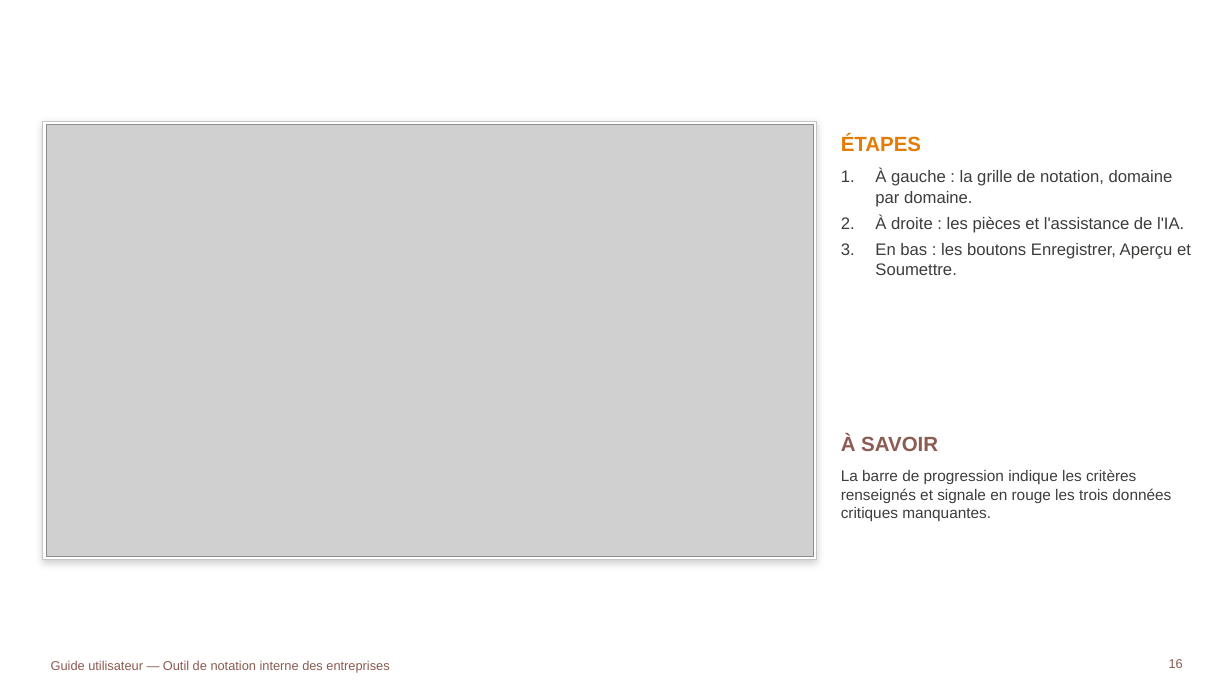
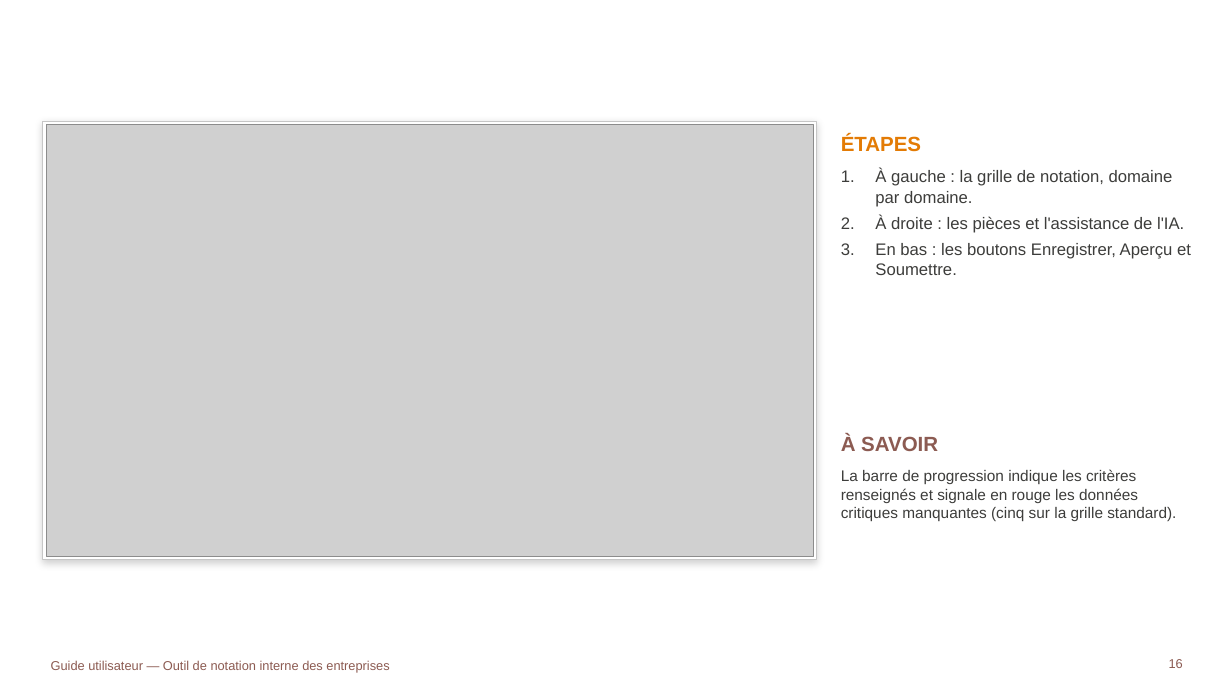
Before and after one commit to tariqeddoumi/Entreprise-scoring-cl, a slide deck: slide 16 of docs/guides/Guide_utilisateur_outil_notation.pptx. Drawn at 1232x693 pixels with LibreOffice and Linux fonts; fonts in the diff are those of the drawing; grey boxes stand for pictures; background and template pictures are left out. Boxes give left, top, right and bottom in pixels: in the first picture for what was removed or moved away, otherwise in the second. Text is boxed around its words. In the diff, an @@ line names an element or a change of style, - is before the commit and + after.

```diff
--- a/docs/guides/Guide_utilisateur_outil_notation.pptx
+++ b/docs/guides/Guide_utilisateur_outil_notation.pptx
@@ text at (x1=841, y1=469, x2=1176, y2=521): text changed @@
-La barre de progression indique les critères renseignés et signale en rouge les trois données critiques manquantes.
+La barre de progression indique les critères renseignés et signale en rouge les données critiques manquantes (cinq sur la grille standard).
```
Also in this commit, not shown: 1 other slide changed, 19 other files.
